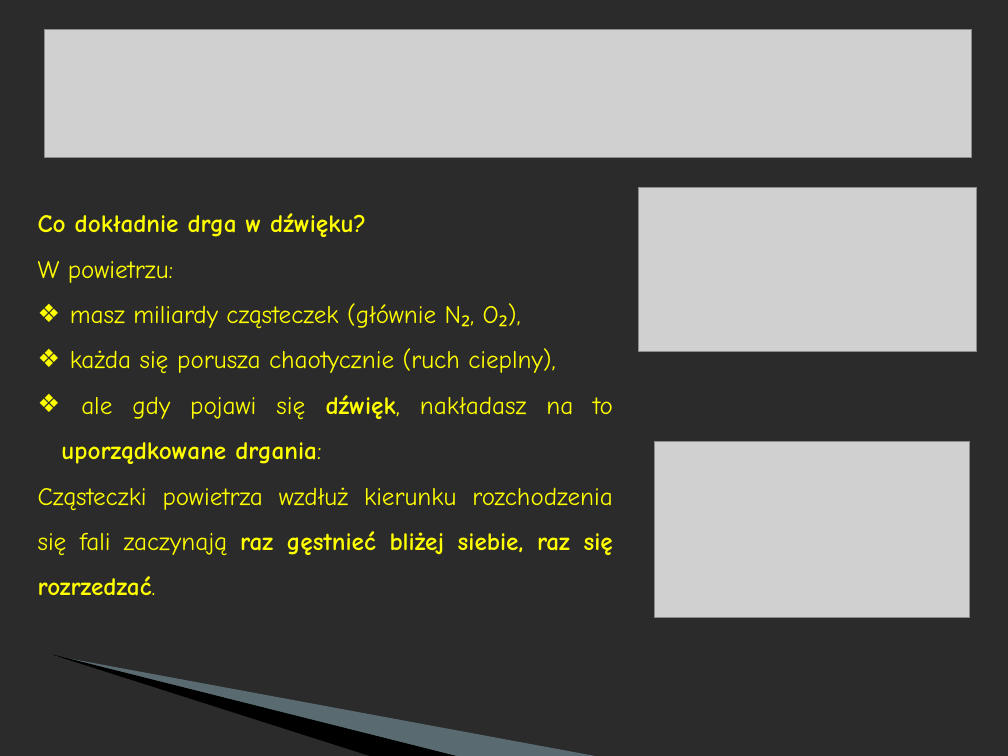
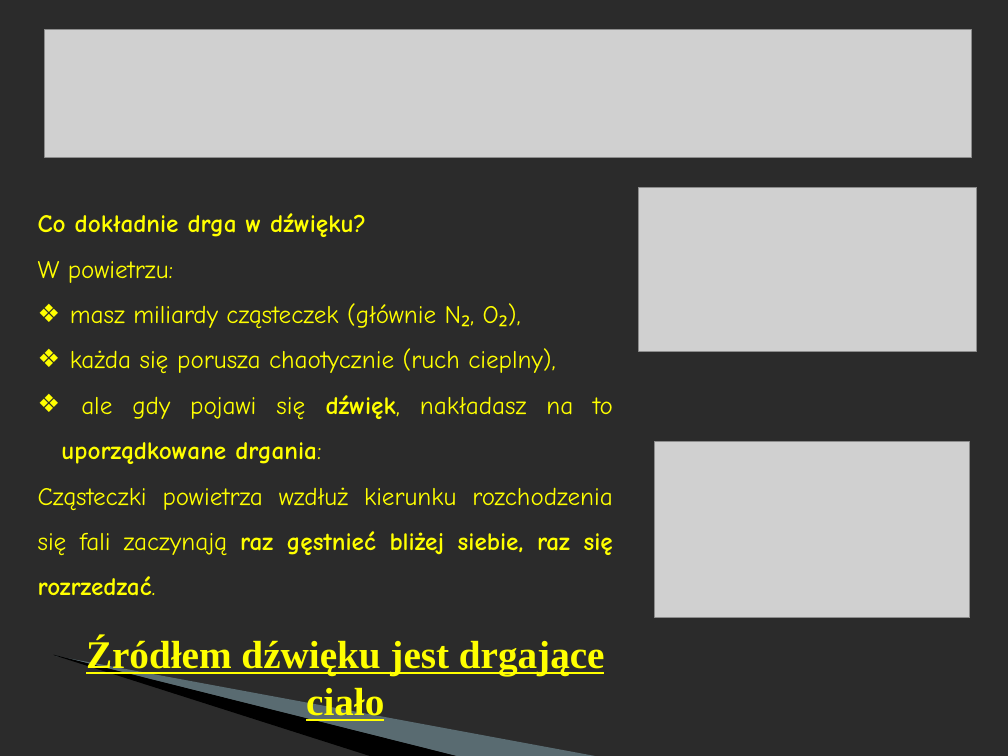
Before and after one commit to MichalMus/Fizyka-w-szkole, a slide deck: slide 2 of 4.Drgania i fale/4.FALE DŹWIĘKOWE – SZCZEGÓLNY PRZYPADEK FALI MECHANICZNEJ.ppt. Drawn at 1008x756 pixels with LibreOffice and Linux fonts; fonts in the diff are those of the drawing; grey boxes stand for pictures; background and template pictures are left out; a plain dark background stands for a picture behind light text. Boxes give left, top, right and bottom in pixels: in the first picture for what was removed or moved away, otherwise in the second. Text is boxed around its words. In the diff, an @@ line names an element or a change of style, - is before the commit and + after.

```diff
--- a/4.Drgania i fale/4.FALE DŹWIĘKOWE – SZCZEGÓLNY PRZYPADEK FALI MECHANICZNEJ.ppt
+++ b/4.Drgania i fale/4.FALE DŹWIĘKOWE – SZCZEGÓLNY PRZYPADEK FALI MECHANICZNEJ.ppt
@@ text added at (86, 637, 605, 723), 28 pt, text #FFFF00, bold, underline @@
+Źródłem dźwięku jest drgające ciało
```
Also in this commit, not shown: 3 other slides changed, 12 slides added, 9 other files.
